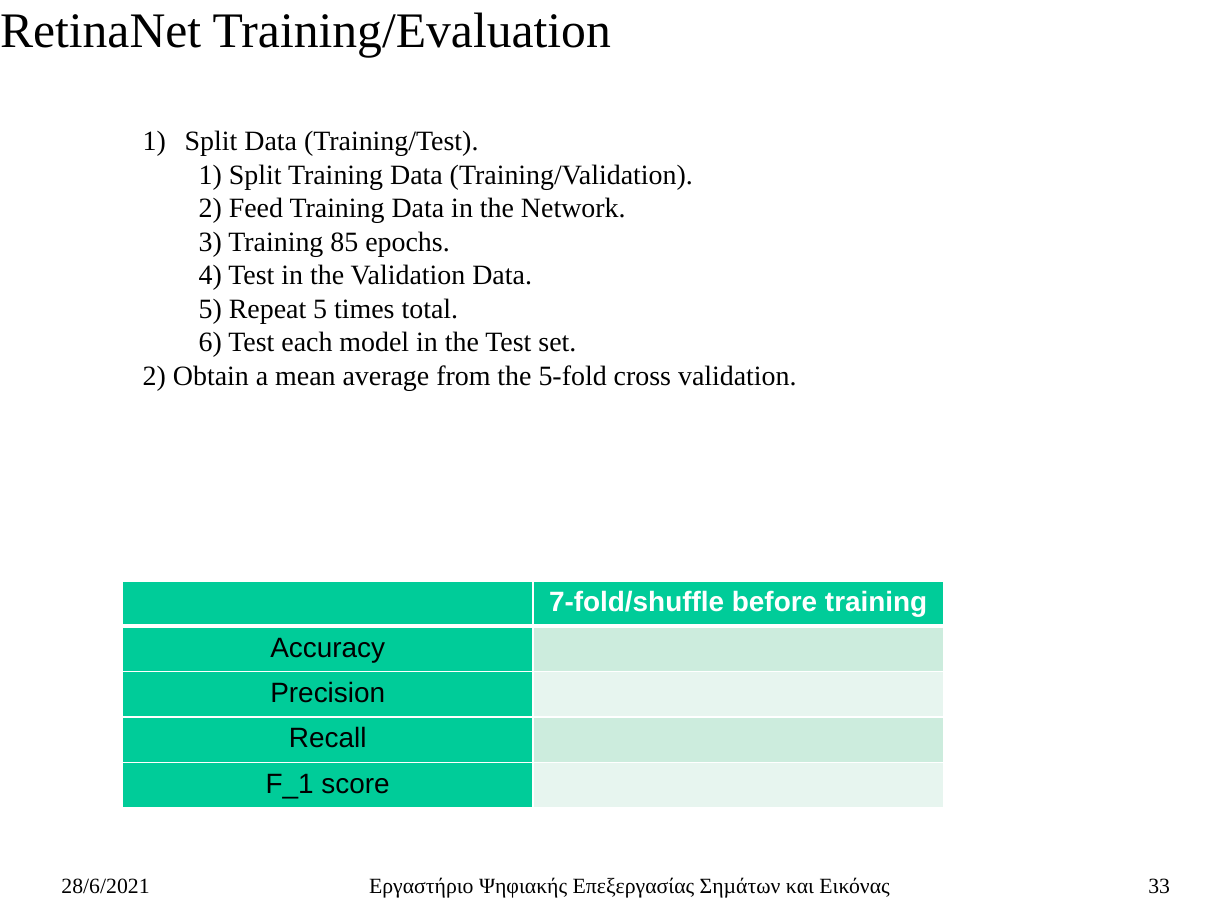
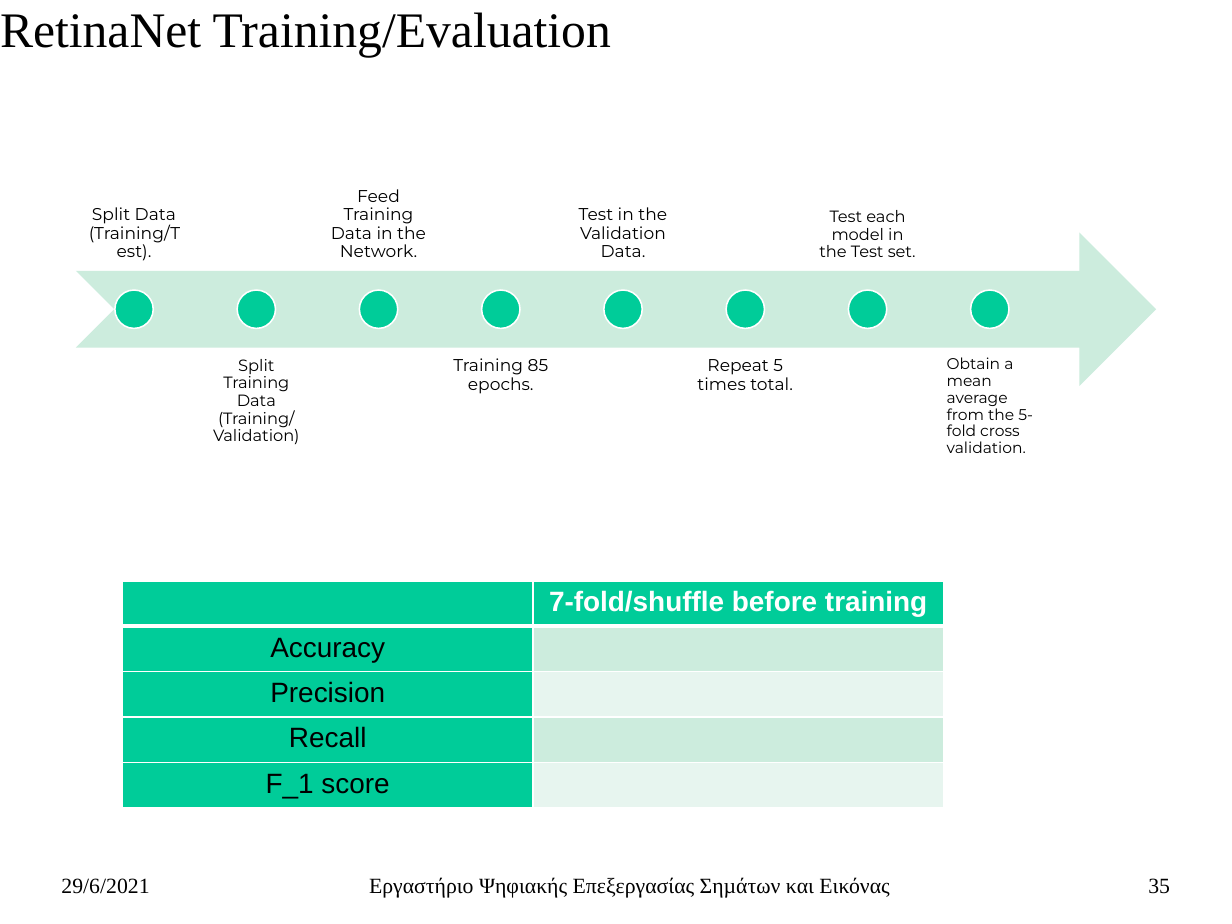
Before and after one commit to ChristosTrimas/ai-detection-systems, a slide deck: slide 35 of thesis/thesis_so_far_presentation_v_0_3.pptx (slide 33 before the commit). Drawn at 1232x924 pixels with LibreOffice and Linux fonts; fonts in the diff are those of the drawing. Boxes give left, top, right and bottom in pixels: in the first picture for what was removed or moved away, otherwise in the second. Text is boxed around its words. In the diff, an @@ line names an element or a change of style, - is before the commit and + after.

```diff
--- a/thesis/thesis_so_far_presentation_v_0_3.pptx
+++ b/thesis/thesis_so_far_presentation_v_0_3.pptx
@@ text removed at <box>143,130,797,391</box> @@
-  1) Split Data (Training/Test).
-  1) Split Training Data (Training/Validation).
-  2) Feed Training Data in the Network.
-  3) Training 85 epochs.
-  4) Test in the Validation Data.
-  5) Repeat 5 times total.
-  6) Test each model in the Test set.
-  2) Obtain a mean average from the 5-fold cross validation.
@@ group added at <box>76,189,1157,453</box>: 8 texts, 8 ellipses, 1 notched right arrow @@
+Split Data (Training/Test).
+Split Training Data (Training/ Validation)
+Feed Training Data in the Network.
+Training 85 epochs.
+Test in the Validation Data.
+Repeat 5 times total.
+Test each model in the Test set.
+Obtain a mean average from the 5-fold cross validation.
@@ text at <box>61,878,149,894</box>: text changed @@
-28/6/2021
+29/6/2021
@@ page number at <box>1148,878,1170,894</box>: text changed @@
-33
+35
```
Also in this commit, not shown: 32 other slides changed, 2 slides added.
